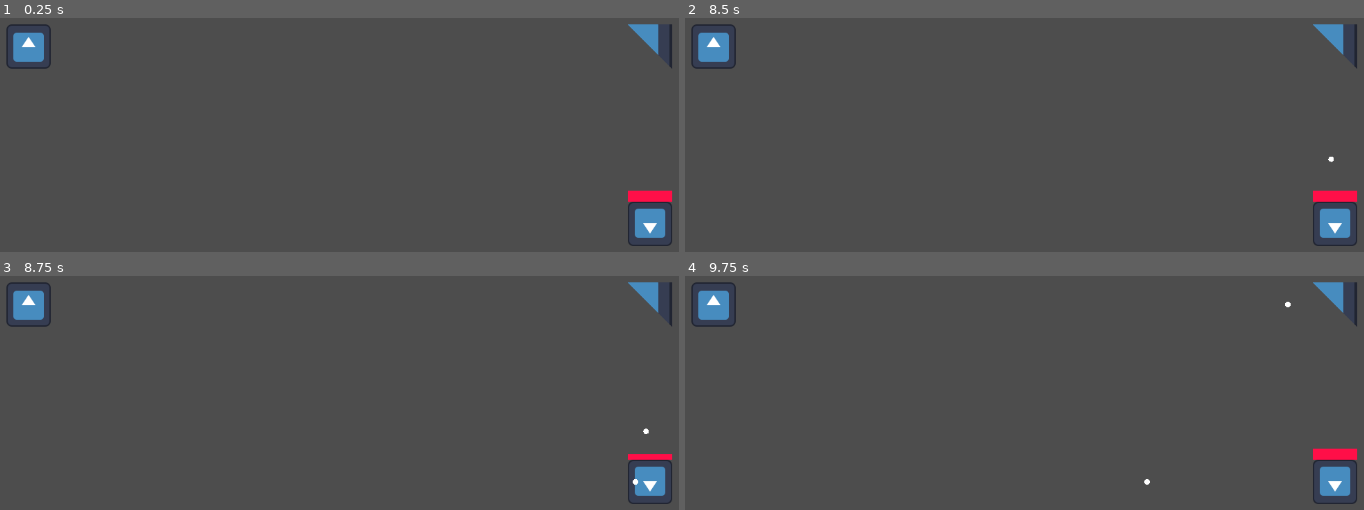
Above: before the commit, frames 1-4 (two rows, left to right).
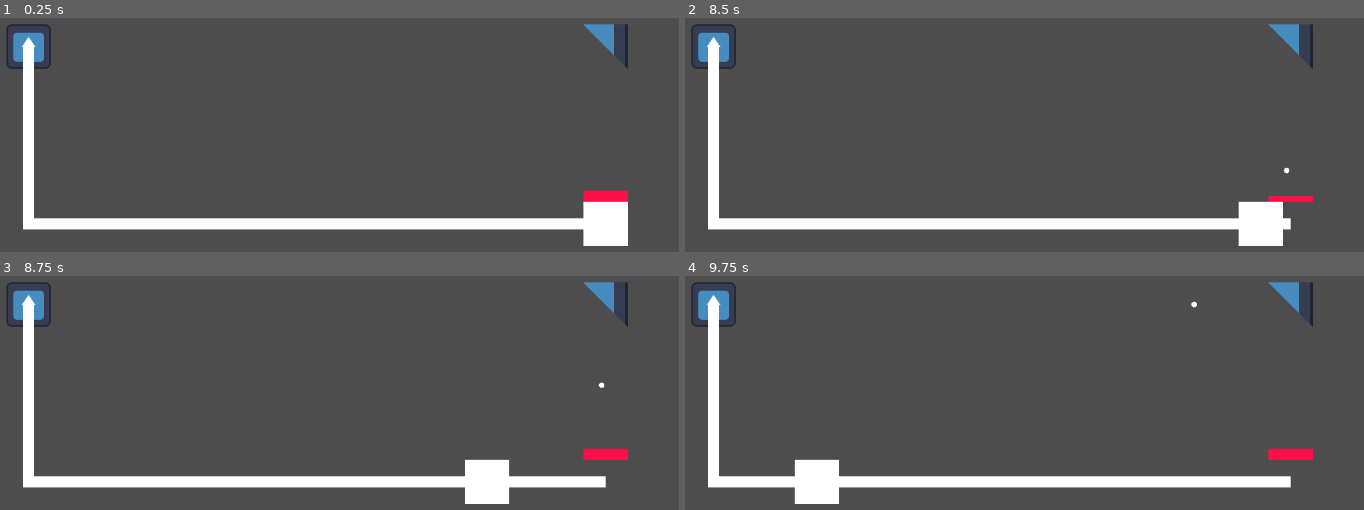
Above: after the commit, the same moments.

Repository: Username4D/signal_quest
Game: Godot game, scene res://scenes/gameplay_view.tscn
Same seed, same stepped clock (60 frames per second), same inputs: the game is played once before the commit and once after it. The project has no main scene, so this scene is started directly. The engine's default icon, where the game draws it, is replaced by a stand-in: a white triangle on a blue panel in a dark square.
Inputs:
- Up to frame 1 (0.25 s): no input
- Up to frame 2 (8.5 s): tap Enter at 0.5, 2, 3.5 s; tap Space at 1.25, 2.75, 4.25 s
- Up to frame 3 (8.75 s): no input
- Up to frame 4 (9.75 s): no input

The runs differ from the first frame. In frame 1, 8.9% of the frame differs, in the area x 3-99%, y 2-98%; in frame 2, 8.6%; in frame 3, 8.6%; in frame 4, 8.8%.

Commit message:
Added moving blocks triggered by button, fixed inconsistency in rotation on wall collision

Diff:
--- a/scenes/gameplay_view.tscn
+++ b/scenes/gameplay_view.tscn
@@ -1,7 +1,8 @@
-[gd_scene load_steps=4 format=3 uid="uid://dtrnsgpe5umma"]
+[gd_scene load_steps=5 format=3 uid="uid://dtrnsgpe5umma"]
 
 [ext_resource type="PackedScene" uid="uid://ca8af6w4i2btf" path="res://scenes/signal_emitter.tscn" id="1_opx44"]
 [ext_resource type="PackedScene" uid="uid://dw036t4flpb1t" path="res://scenes/wall_angled.tscn" id="3_a4xli"]
+[ext_resource type="PackedScene" uid="uid://cgygm3ca3nrxd" path="res://scenes/moveable_body.tscn" id="4_7nf73"]
 [ext_resource type="PackedScene" uid="uid://dy21vot1yevtm" path="res://scenes/button.tscn" id="4_a4xli"]
 
 [node name="gameplay_view" type="Node2D"]
@@ -10,14 +11,14 @@
 position = Vector2(96, 96)
 
 [node name="wall_angled" parent="." instance=ExtResource("3_a4xli")]
-position = Vector2(992, 96)
+position = Vector2(928, 96)
 
 [node name="button" parent="." node_paths=PackedStringArray("Target") instance=ExtResource("4_a4xli")]
-position = Vector2(992, 288)
+position = Vector2(928, 288)
 rotation = 1.5707964
-Target = NodePath("../signal_emitter2")
+Target = NodePath("../moveable_body")
 
-[node name="signal_emitter2" parent="." instance=ExtResource("1_opx44")]
-position = Vector2(992, 352)
-rotation = 3.1415927
-passive = true
+[node name="moveable_body" parent="." instance=ExtResource("4_7nf73")]
+position = Vector2(928, 352)
+points = [Vector2(928, 352), Vector2(96, 352), Vector2(96, 96)]
+speed = 512
--- /dev/null
+++ b/scenes/moveable_body.tscn
@@ -0,0 +1,21 @@
+[gd_scene load_steps=4 format=3 uid="uid://cgygm3ca3nrxd"]
+
+[ext_resource type="Script" uid="uid://cj22gbck8o5ag" path="res://scripts/moveable_body.gd" id="1_k211v"]
+
+[sub_resource type="RectangleShape2D" id="RectangleShape2D_rejib"]
+size = Vector2(64, 64)
+
+[sub_resource type="QuadMesh" id="QuadMesh_k211v"]
+
+[node name="moveable_body" type="AnimatableBody2D"]
+script = ExtResource("1_k211v")
+
+[node name="hitbox" type="CollisionShape2D" parent="."]
+shape = SubResource("RectangleShape2D_rejib")
+
+[node name="MeshInstance2D" type="MeshInstance2D" parent="."]
+scale = Vector2(64, 64)
+mesh = SubResource("QuadMesh_k211v")
+
+[node name="points" type="Line2D" parent="."]
+width = 16.0
--- a/scenes/signal.tscn
+++ b/scenes/signal.tscn
@@ -19,4 +19,4 @@
 mesh = SubResource("SphereMesh_f0cn2")
 
 [node name="ray" type="RayCast2D" parent="."]
-target_position = Vector2(8, 0)
+target_position = Vector2(10, 0)
--- /dev/null
+++ b/scripts/moveable_body.gd
@@ -0,0 +1,25 @@
+extends AnimatableBody2D
+
+@export var points = []
+@export var speed = 256
+
+var moved = false
+var current = 0
+func press():
+	moved = true
+
+func _physics_process(delta: float) -> void:
+	if self.position == points[current]:
+
+		if not current == len(points) - 1:
+			current += 1
+		else:
+			moved = false
+	if moved:
+		self.position = self.position.move_toward(points[current], speed * delta)
+
+
+func _process(delta: float) -> void:
+	$points.clear_points()
+	for i in points:
+		$points.add_point(i - self.position)
--- a/scripts/signal.gd
+++ b/scripts/signal.gd
@@ -3,9 +3,14 @@
 const speed = 250
 
 func _physics_process(delta: float) -> void:
+	if self.rotation_degrees >= 0:
+		self.rotation_degrees -= 360
+	if self.rotation_degrees <= -360:
+		self.rotation_degrees += 360
 	velocity = Vector2(speed * delta, 0).rotated(self.rotation)
 	move_and_collide(velocity)
 	if $ray.is_colliding():
+		print(self.rotation_degrees )
 		print("wall")
 		if $ray.get_collider().is_in_group("wall_angled"):
 			if $ray.get_collider().rotation_degrees == self.rotation_degrees:
@@ -19,6 +24,7 @@
 			self.rotation_degrees += 180
 		else:
 			self.rotation_degrees += 180
+		self.rotation_degrees = round(self.rotation_degrees)
 func _input(event: InputEvent) -> void:
 	if Input.is_action_just_pressed("ui_start"):
 		self.queue_free()
Not shown, added: scripts/moveable_body.gd.uid
